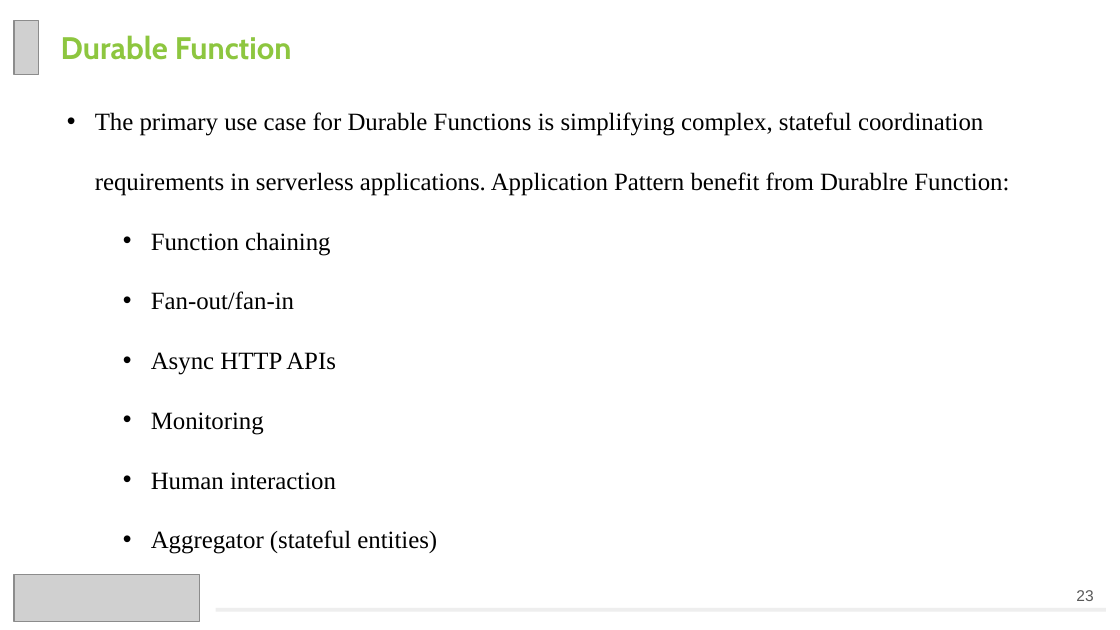
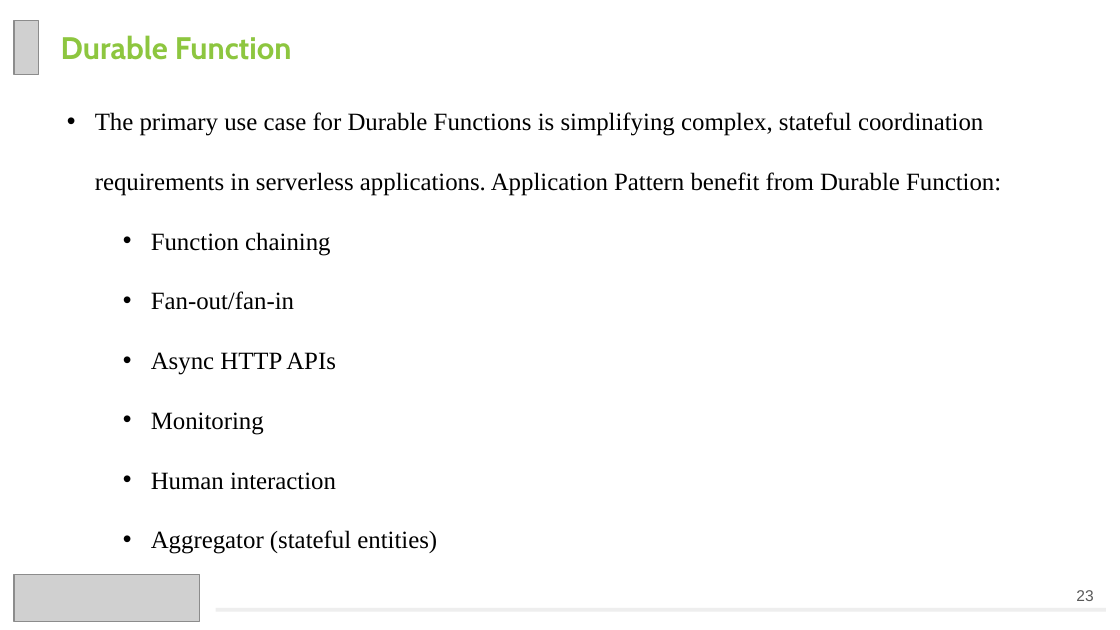
Before and after one commit to Chien-Do/AzureFunction, a slide deck: slide 23 of Chien.do - Azure Functional.pptx. Drawn at 1120x630 pixels with LibreOffice and Linux fonts; fonts in the diff are those of the drawing; grey boxes stand for pictures. Boxes give left, top, right and bottom in pixels: in the first picture for what was removed or moved away, otherwise in the second. Text is boxed around its words. In the diff, an @@ line names an element or a change of style, - is before the commit and + after.

```diff
--- a/Chien.do - Azure Functional.pptx
+++ b/Chien.do - Azure Functional.pptx
@@ text at box(95, 112, 1001, 196): text changed @@
-• The primary use case for Durable Functions is simplifying complex, stateful coordination requirements in serverless applications. Application Pattern benefit from Durablre Function:
+• The primary use case for Durable Functions is simplifying complex, stateful coordination requirements in serverless applications. Application Pattern benefit from Durable Function:
```
Also in this commit, not shown: 5 other slides changed, 1 slide added, 5 other files.
